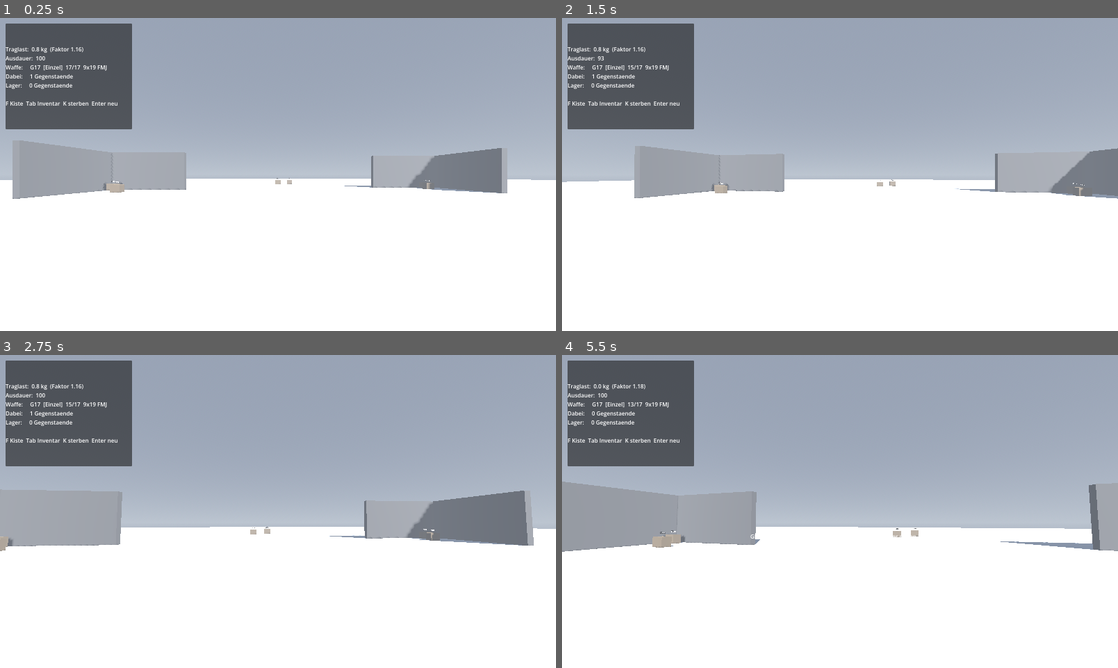
Above: before the commit, frames 1-4 (two rows, left to right).
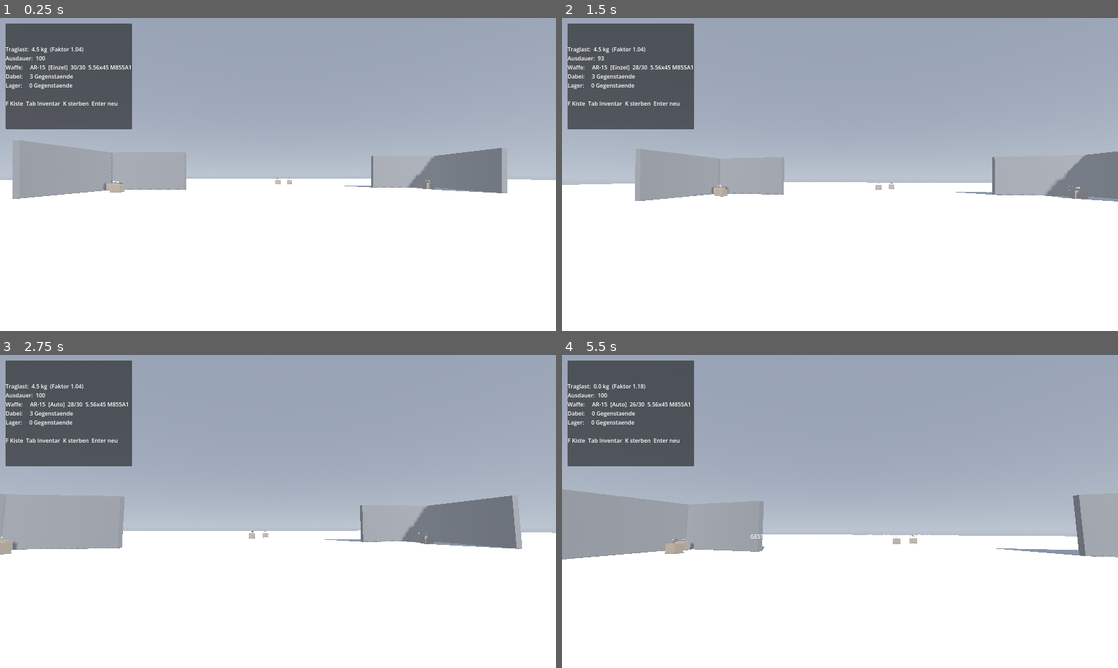
Above: after the commit, the same moments.

Repository: Saturn-Owner/Extraction-Shooter
Game: Godot game, scene res://scenes/levels/raid_eisstadt.tscn
The game is run twice, just before and just after one commit, with the same random seed, the same clock (stepped at 60 frames per second) and the same inputs.
Inputs (mouse positions are in pixels of both pictures, inside the frame that each line leads up to):
- Up to frame 1 (0.25 s): no input
- Up to frame 2 (1.5 s): tap Enter at 0.5 s; move the mouse to (867, 174) at 0.52 s; hold Ctrl (crouch) 0.53-1.28 s; hold W (move_forward) from 0.53 s (still down); click (867, 174) at 0.67 s; tap Space (jump) at 0.77 s; move the mouse to (812, 174) at 1.27 s; click (812, 174) at 1.35 s
- Up to frame 3 (2.75 s): keep holding W (move_forward); tap Space (jump) at 1.52 s; move the mouse to (289, 505) at 2.02 s; tap B (fire_mode) at 2.1 s
- Up to frame 4 (5.5 s): move the mouse to (834, 517) at 2.77 s; tap Shift (sprint) at 2.85 s; click (834, 517) at 2.92 s; tap Space (jump) at 3.02, 3.77, 4.52 s; move the mouse to (878, 514) at 3.52 s; tap F at 3.6 s; move the mouse to (795, 508) at 4.27 s; tap Tab at 4.35 s; move the mouse to (878, 542) at 5.02 s; release W (move_forward) at 5.03 s; hold S (move_back) from 5.03 s (still down); tap K at 5.1 s; click (878, 542) at 5.17 s

The runs differ from the first frame. In frame 1, 0.2% of the frame differs, in the area x 5-24%, y 9-20%; in frame 2, 1.7%; in frame 3, 2.6%; in frame 4, 4.7%, in the area x 0-100%, y 15-66%.

Commit message:
AR-15 in die Startausruestung des Raids
Damit die neue 5.56-Aufnahme im Spiel hoerbar ist. Zusaetzlich 60 Schuss
M855A1; Pistole bleibt als Zweitwaffe drin.

- grosse Gegenstaende zuerst im Kit, sonst passt das 5x2-Gewehr nicht mehr,
  wenn kleine Dinge die Reihen zerstueckelt haben
- es wird gezielt das Gewehr angelegt, nicht irgendeine Waffe -
  get_carried_weapons() garantiert keine Reihenfolge
- passt etwas nicht ins Raster, gibt es jetzt einen Fehler statt Stille.
  Genau so ging frueher schon einmal ein Rucksack unbemerkt verloren
- Test prueft, dass das Kit vollstaendig ankommt, das Gewehr in der Hand
  liegt, geladen ist und einen Schussklang hat

Die Startausruestung ist Testgeraet, kein Balancing: Sobald Lager und
Terminal stehen, waehlt der Spieler selbst - ein Gratisgewehr
widerspricht dem Genre.

Co-Authored-By: Claude Opus 4.8 <noreply@anthropic.com>

Diff:
--- a/scripts/levels/raid_level.gd
+++ b/scripts/levels/raid_level.gd
@@ -21,8 +21,18 @@
 @onready var _inventory_window: InventoryWindow = $HUD/InventoryWindow
 
 ## Was der Spieler in den ersten Raid mitnimmt.
+##
+## Grosse Gegenstaende zuerst: Das Inventar sucht den ersten freien Platz,
+## und ein 5x2-Gewehr passt nicht mehr, wenn kleine Dinge die Reihen
+## zerstueckelt haben.
+##
+## HINWEIS: Das ist eine Testausruestung, kein Balancing. Sobald es das
+## Lager und das Terminal gibt, waehlt der Spieler selbst aus, was er
+## mitnimmt — und ein Gewehr gratis zu bekommen widerspricht dem Genre.
 const STARTING_KIT := [
+	{id = &"weapon_rifle_ar15", count = 1},
 	{id = &"weapon_pistol_g17", count = 1},
+	{id = &"ammo_556x45_m855a1", count = 60},
 	{id = &"ammo_9x19_fmj", count = 34},
 ]
 
@@ -48,10 +58,25 @@
 
 func _give_starting_kit() -> void:
 	for entry in STARTING_KIT:
-		_player.inventory.add(entry.id, entry.count)
+		if not _player.inventory.add(entry.id, entry.count):
+			# Nicht stillschweigend schlucken: Ein fehlendes Gewehr faellt
+			# sonst erst auf, wenn jemand im Raid danach sucht.
+			push_error("[Raid] Startausruestung passt nicht ins Inventar: %s" % entry.id)
+
+	# Gezielt das Gewehr in die Hand nehmen, nicht "irgendeine" Waffe.
+	# get_carried_weapons() garantiert keine Reihenfolge — sobald sich die
+	# Ausruestung aendert, haette man sonst zufaellig die Pistole.
 	var weapons := _player.inventory.get_carried_weapons()
-	if not weapons.is_empty():
-		_player.equip_from_inventory(weapons[0])
+	var chosen: ItemStack = null
+	for stack in weapons:
+		if stack.item_id == &"weapon_rifle_ar15":
+			chosen = stack
+			break
+	if chosen == null and not weapons.is_empty():
+		chosen = weapons[0]
+
+	if chosen != null:
+		_player.equip_from_inventory(chosen)
 
 
 func _on_window_opened() -> void:
--- a/tests/verify_raid.gd
+++ b/tests/verify_raid.gd
@@ -43,6 +43,7 @@
 	await _test_progress_is_kept()
 	await _test_hidden_items_are_untouchable()
 	await _test_drag_between_grids()
+	await _test_starting_kit()
 	await _test_extraction_secures_loot()
 	await _test_death_loses_loot()
 	await _test_locked_exit()
@@ -464,6 +465,59 @@
 	player.free()
 
 
+## Die Startausruestung des Raids muss vollstaendig ankommen.
+##
+## Genau hier ging schon einmal still ein Rucksack verloren, weil er nicht
+## mehr ins Raster passte — bemerkt hat es niemand, weil nichts gemeldet
+## wurde. Ein 5x2-Gewehr ist besonders anfaellig dafuer.
+func _test_starting_kit() -> void:
+	_section("Startausruestung im Raid")
+
+	var packed: PackedScene = load("res://scenes/levels/raid_eisstadt.tscn")
+	if packed == null:
+		_check(false, "raid_eisstadt.tscn laedt")
+		return
+
+	var level: Node = packed.instantiate()
+	root.add_child(level)
+	await process_frame
+	await process_frame
+
+	var player := level.get_node_or_null("Player") as PlayerController
+	_check(player != null, "Spieler gefunden")
+	if player == null:
+		level.free()
+		return
+
+	var script: GDScript = level.get_script()
+	var kit: Array = script.get("STARTING_KIT")
+
+	# Eine Waffe liegt in der Hand, also einen Eintrag weniger im Raster.
+	var expected: int = kit.size() - 1
+	var actual := player.inventory.grid.get_item_count()
+	_check(actual == expected,
+		"komplette Startausruestung passt ins Raster (%d von %d)" % [actual, expected])
+
+	# Gezielt das Gewehr, nicht irgendeine Waffe.
+	var equipped := player.inventory.equipped_weapon
+	_check(equipped != null, "eine Waffe ist in der Hand")
+	if equipped != null:
+		_check(equipped.item_id == &"weapon_rifle_ar15",
+			"es ist das Gewehr, nicht die Pistole (%s)" % equipped.item_id)
+
+	_check(player.weapon.rounds_in_magazine > 0,
+		"das Gewehr ist geladen (%d)" % player.weapon.rounds_in_magazine)
+	_check(player.weapon.ammo_id == &"ammo_556x45_m855a1",
+		"mit passender Munition (%s)" % player.weapon.ammo_id)
+
+	# Ohne Aufnahme faellt die Waffe auf Synthese zurueck — beides ist
+	# gueltig, aber stumm darf sie nicht sein.
+	_check(WeaponAudio.get_gunshot(player.weapon.data) != null,
+		"die Waffe hat einen Schussklang")
+
+	level.free()
+
+
 func _make_player() -> PlayerController:
 	var packed: PackedScene = load("res://scenes/player/player.tscn")
 	var player: PlayerController = packed.instantiate()
